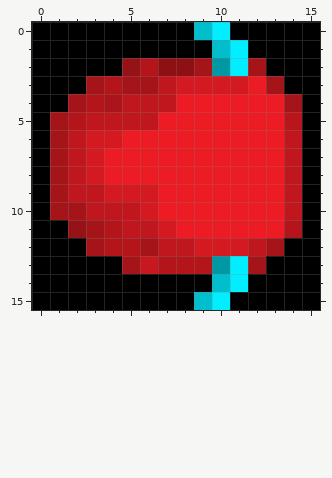
Pixel-art sprite, stored at PA9/assets/CEN_3BODY.png. The first picture shows the starting point.
The file is 16x16 pixels. Colours within 5 levels of each other are drawn and written as one.
After the commit:
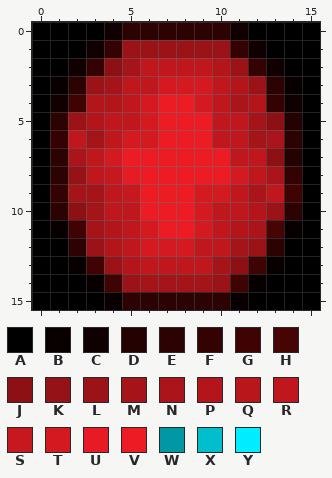
Palette (. is transparent): A #000000  B #080000  C #110001  D #240202  E #2d0203  F #350203  G #3f0304  H #470405  J #8d1015  K #951217  L #9b1217  M #a51419  N #ab141a  P #b3151b  Q #b9161c  R #bf171d  S #c7171f  T #d51920  U #e71b23  V #ed1c24  W #0098a3  X #00becc  Y #00eeff
Author's note on the commit: Get CentipedeBody working
From old to new:
Changed rows in their new state; - is an unchanged pixel.
first column x 1:
 0 ---CEEEEEEC---
 1 --CFLLLLLLFC--
 2 -CFJMRRRRPLFC-
 3 BELMRRT--RPLEB
 4 CG-P-TV-TRNPFC
 5 ELP--T---RRMJD
 6 F-MRTT---RRMNE
 7 ENRT------RRJD
 8 EKRSU-----TRNF
 9 FMMRSV--TTRNRG
10 EJM--V--TRRPLE
11 BG---TV-TRPNHB
12 -EL-RTTTRRMLE-
13 -BGLPRRRRMJGB-
14 --BGLMMMMLGB--
15 ---BEEEEEEB---
